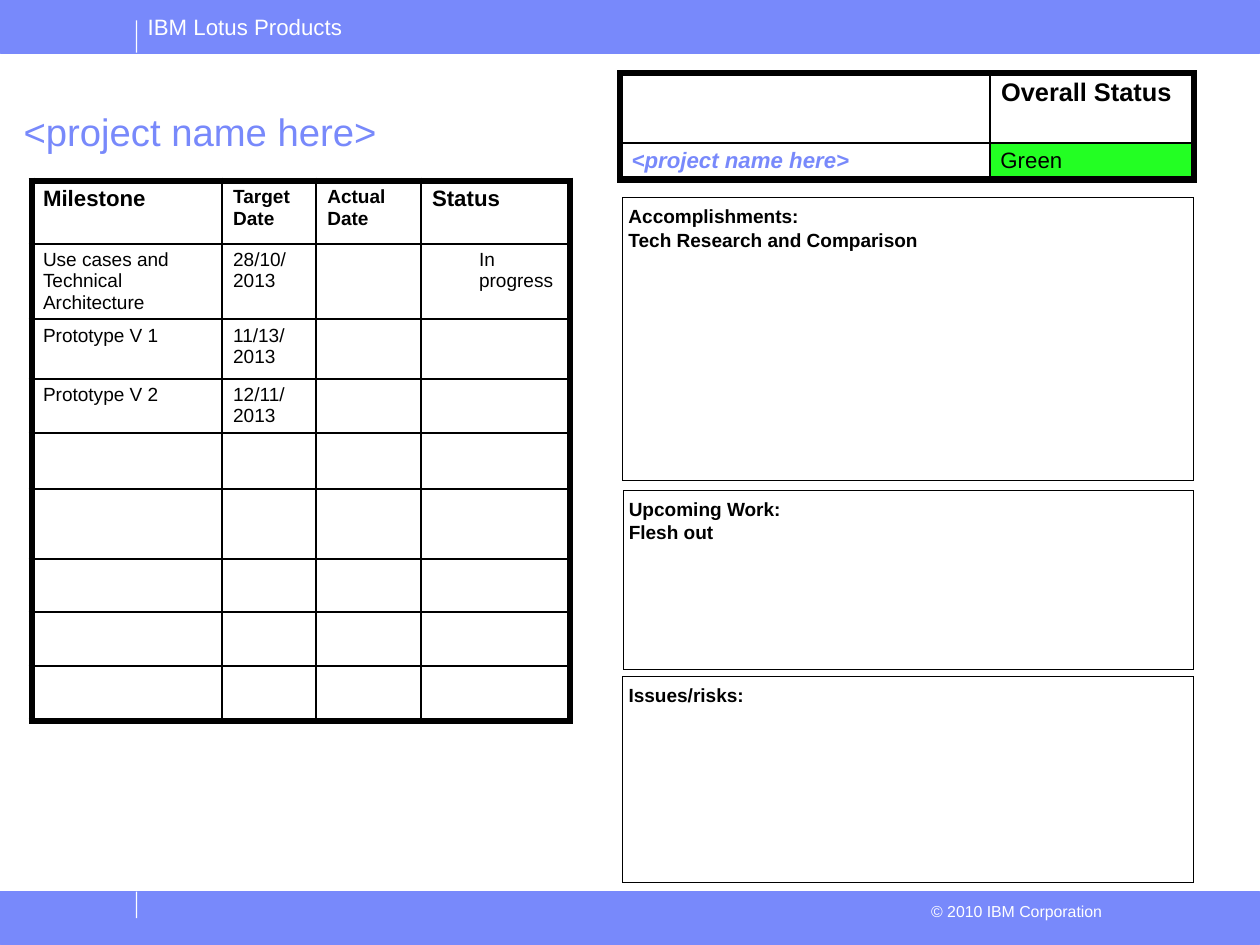
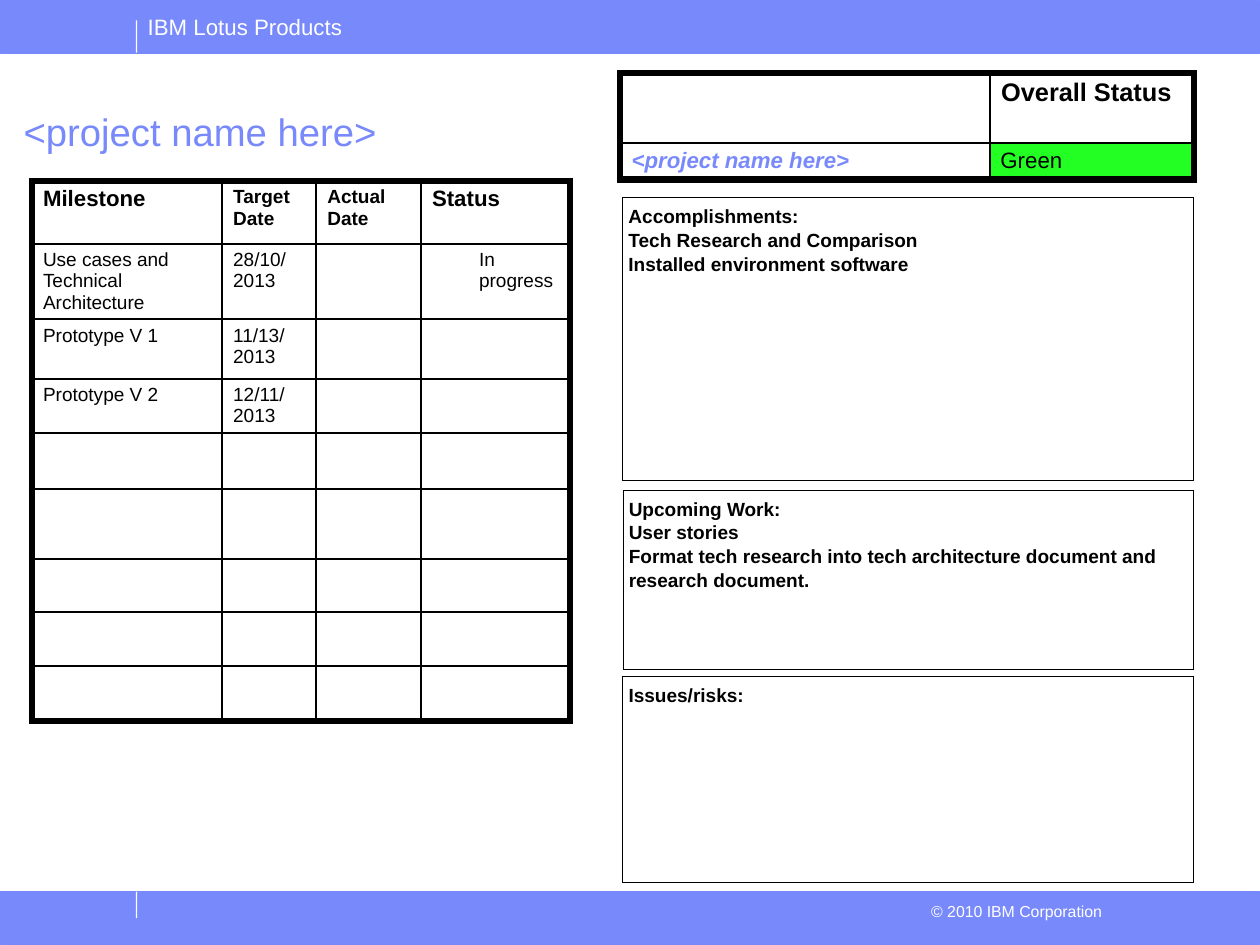
Before and after one commit to smur89/IBM-CD-Dashboard, a slide deck: slide 1 of Documentation/Project Status reports.odp. Drawn at 1260x945 pixels with LibreOffice and Linux fonts; fonts in the diff are those of the drawing; background and template pictures are left out. Boxes give left, top, right and bottom in pixels: in the first picture for what was removed or moved away, otherwise in the second. Text is boxed around its words. In the diff, an @@ line names an element or a change of style, - is before the commit and + after.

Commit message:
Added Use Case Document (Empty)

```diff
--- a/Documentation/Project Status reports.odp
+++ b/Documentation/Project Status reports.odp
@@ text in rectangle at box(628, 257, 908, 272): paragraph added @@
+Installed environment software
@@ text in rectangle at box(629, 525, 1156, 588): text changed @@
-Flesh out
+User stories
+Format tech research into tech architecture document and research document.
```
Also in this commit, not shown: 1 other file.
